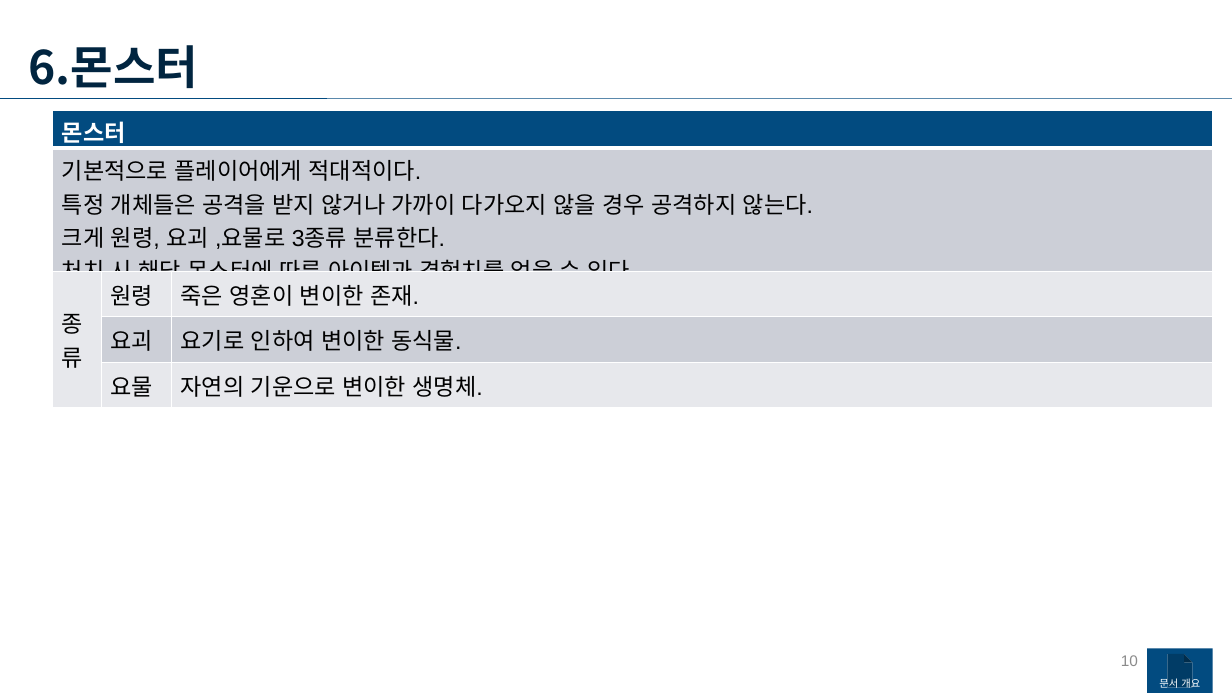
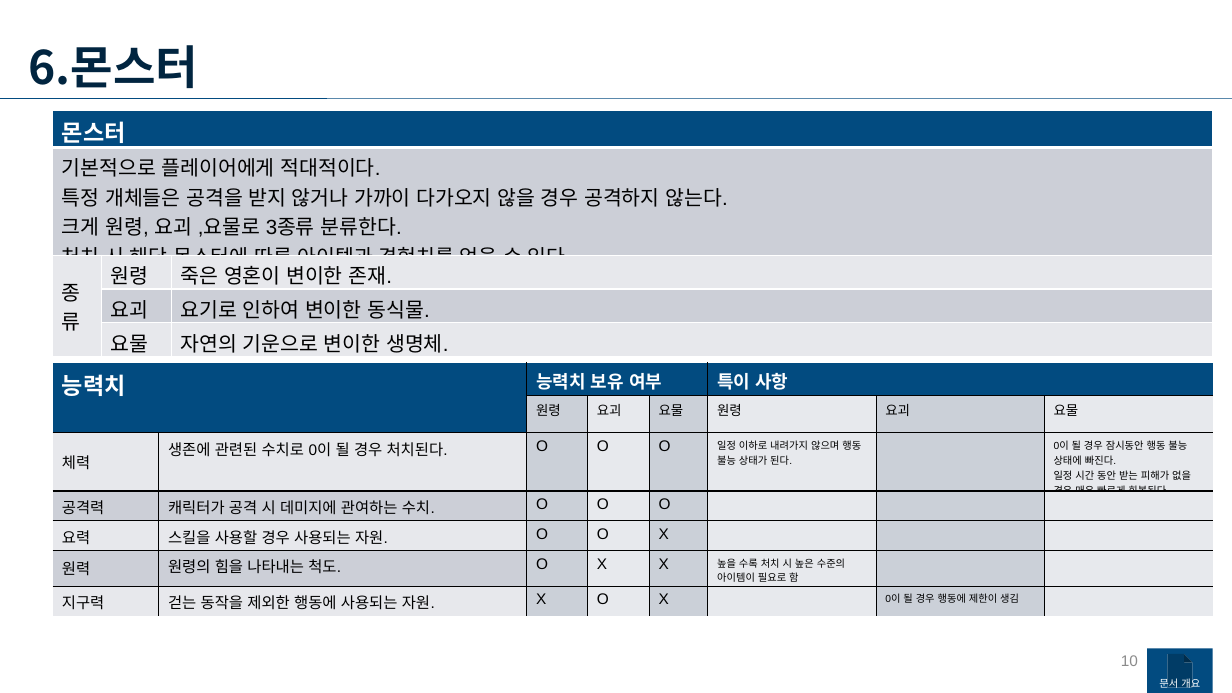
Before and after one commit to yjk0401/unityenginebasic_9th, a slide deck: slide 10 of 기획/메인 기획서.pptx. Drawn at 1232x693 pixels with LibreOffice and Linux fonts; fonts in the diff are those of the drawing. Boxes give left, top, right and bottom in pixels: in the first picture for what was removed or moved away, otherwise in the second. Text is boxed around its words. In the diff, an @@ line names an element or a change of style, - is before the commit and + after.

```diff
--- a/기획/메인 기획서.pptx
+++ b/기획/메인 기획서.pptx
@@ table at [53,110,1213,357] @@
@@ size 18 to 16 pt @@
@@ table added at [53,363,1213,614], 7 rows, 8 columns @@
+능력치 |  | 능력치 보유 여부 |  |  | 특이 사항 |  | 
+ |  | 원령 | 요괴 | 요물 | 원령 | 요괴 | 요물
+체력 | 생존에 관련된 수치로 0이 될 경우 처치된다. | O | O | O | 일정 이하로 내려가지 않으며 행동 불능 상태가 된다. |  | 0이 될 경우 잠시동안 행동 불능 상태에 빠진다. / 일정 시간 동안 받는 피해가 없을 경우 매우 빠르게 회복된다.
+공격력 | 캐릭터가 공격 시 데미지에 관여하는 수치. | O | O | O |  |  | 
+요력 | 스킬을 사용할 경우 사용되는 자원. | O | O | X |  |  | 
+원력 | 원령의 힘을 나타내는 척도. | O | X | X | 높을 수록 처치 시 높은 수준의 아이템이 필요로 함 |  | 
+지구력 | 걷는 동작을 제외한 행동에 사용되는 자원. | X | O | X |  | 0이 될 경우 행동에 제한이 생김 | 
```
Also in this commit, not shown: 11 other slides changed, 3 slides added, 6 slides removed, 14 other files.
